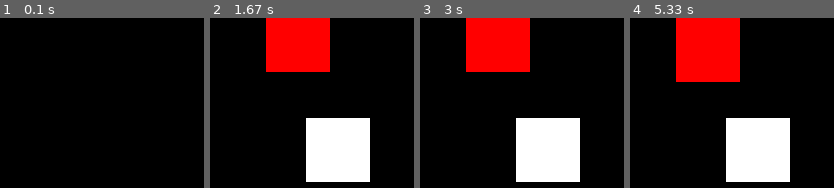
Above: before the commit, frames 1-4 (left to right).
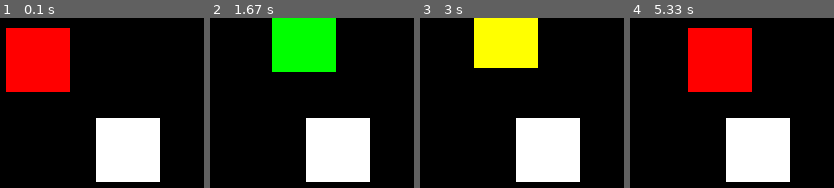
Above: after the commit, the same moments.

Repository: benedekhalaj/pygame-roguelike
Game: pygame game, started from play.py
The game is run twice, just before and just after one commit, with the same random seed, the same clock (stepped at 60 frames per second) and the same inputs.
Inputs:
- Up to frame 1 (0.1 s): no input
- Up to frame 2 (1.67 s): tap Space at 0.33, 1.07, 1.37, 1.57 s; tap Shift at 0.67 s; hold Right 1-1.47 s; hold Up from 1.5 s (still down)
- Up to frame 3 (3 s): release Up at 1.8 s; hold Right 1.83-2.3 s; tap Space at 1.9, 2.2, 2.4, 2.7, 2.97 s; hold Left 2.33-2.87 s; hold Down from 2.9 s (still down)
- Up to frame 4 (5.33 s): release Down at 3.2 s; hold Left 3.23-3.63 s; tap Space at 3.3, 3.6, 3.73, 4.13, 4.43, 4.8, 5.2 s; hold Up 3.67-4.03 s; hold Right 4.07-4.7 s; hold Down 4.73-5.1 s; hold Left from 5.13 s (still down)

The runs differ from the first frame. In frame 1, 24% of the frame differs, in the area x 2-79%, y 5-97%; in frame 2, 11%; in frame 3, 11%; in frame 4, 7.4%.

Commit message:
Main, Player: Add change colors upon pressing spacebar

Diff:
--- a/controller/main_controller.py
+++ b/controller/main_controller.py
@@ -1,6 +1,9 @@
 from view import terminal as view
 from controller import item_controller, npc_controller, player_controller
 import pygame
+
+
+CLOCK = pygame.time.Clock()
 
 
 def init_pygame():
@@ -11,7 +14,7 @@
 
 
 def set_pygame_settings(run):
-    pygame.time.delay(100)
+    CLOCK.tick(60)
     for event in pygame.event.get():
         if event.type == pygame.QUIT:
             run = False
@@ -27,11 +30,13 @@
     window = init_pygame()
     player = player_controller.get_player()
     white_rectangle = item_controller.get_white_rectangle()
+    color_timer = 0
 
     run = True
     while run:
         run = set_pygame_settings(run)
         player_controller.control_player(player)
+        color_timer = player_controller.change_player_color(player, color_timer)
         view.display_screen(window, player, white_rectangle)
 
     pygame.quit()
--- a/controller/player_controller.py
+++ b/controller/player_controller.py
@@ -1,6 +1,10 @@
 from model.player import player
 from view import terminal as view
 import pygame
+
+
+def get_colors():
+    return [view.RED, view.BLUE, view.GREEN, view.YELLOW]
 
 
 def get_player():
@@ -23,4 +27,19 @@
     else:
         player.walk()
 
-    return player
+
+def change_player_color(player, timer):
+    keys = view.get_input()
+
+    seconds = 0.2
+
+    if timer > seconds * 60:
+        timer = 0
+
+    if timer == 0:
+        if keys[pygame.K_SPACE]:
+            player.change_color(get_colors())
+            timer += 1
+    else:
+        timer += 1
+    return timer
--- a/model/player/player.py
+++ b/model/player/player.py
@@ -1,4 +1,5 @@
 from model import data_manager, util
+import random
 
 
 class Player():
@@ -9,7 +10,9 @@
         self.y = 10
         self.width = 64
         self.height = 64
-        self.velocity = 10
+        self.default_velocity = 2
+        self.sprint_velocity = 5
+        self.velocity = self.default_velocity
         self.hitbox = util.Hitbox([self.x, self.x + self.width, self.y + self.height, self.x + self.width + self.height])
 
     def move_up(self):
@@ -24,8 +27,11 @@
     def move_right(self):
         self.x += self.velocity
 
+    def walk(self):
+        self.velocity = self.default_velocity
+
     def sprint(self):
-        self.velocity = 20
+        self.velocity = self.sprint_velocity
 
-    def walk(self):
-        self.velocity = 10
+    def change_color(self, colors):
+        self.color = random.choice(colors)
--- a/view/terminal.py
+++ b/view/terminal.py
@@ -3,9 +3,13 @@
 SCREEN_WIDTH = 500
 SCREEN_HEIGHT = 500
 
+
 BLACK = (0, 0, 0)
 WHITE = (255, 255, 255)
 RED = (255, 0, 0)
+YELLOW = (255, 255, 0)
+GREEN = (0, 255, 0)
+BLUE = (0, 0, 255)
 
 
 def set_mode():
